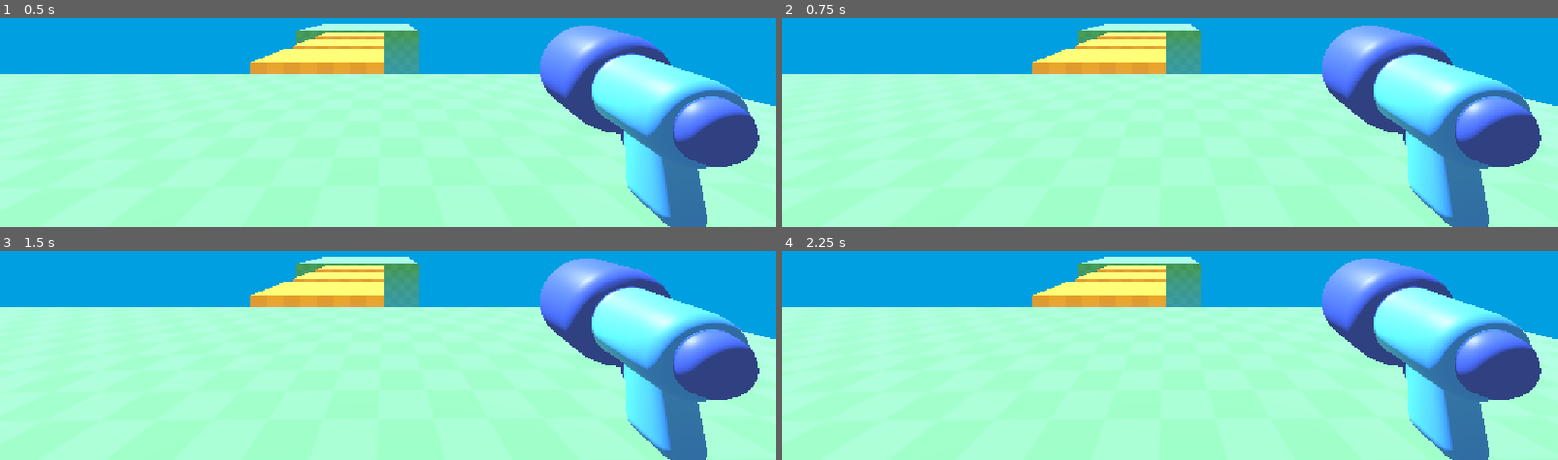
Above: before the commit, frames 1-4 (two rows, left to right).
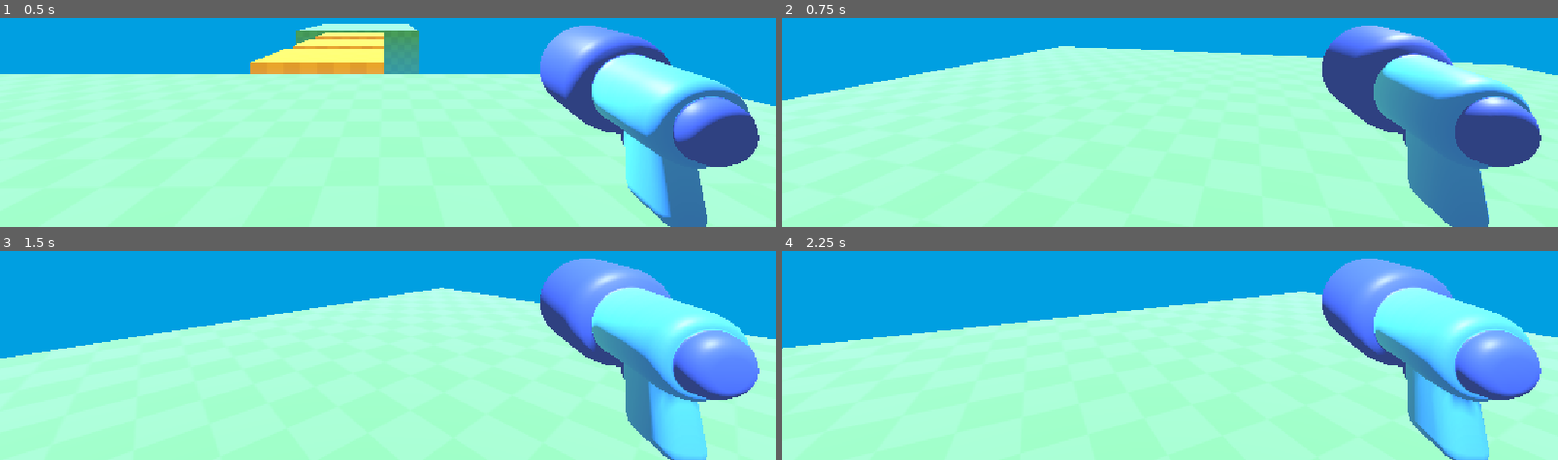
Above: after the commit, the same moments.

Repository: lanyy721/my3DGameDemo
Game: Godot game, scene res://level/temporary_level.tscn
Two runs of this game, one before a commit and one after it. Both use one fixed random seed, a clock stepped at 60 frames per second and the inputs below.
Inputs (mouse positions are in pixels of both pictures, inside the frame that each line leads up to):
- Up to frame 1 (0.5 s): no input
- Up to frame 2 (0.75 s): tap Enter at 0.5 s; move the mouse to (outside the picture) at 0.52 s
- Up to frame 3 (1.5 s): tap Space at 1.25 s; move the mouse to (232, 263) at 1.27 s
- Up to frame 4 (2.25 s): tap Enter at 2 s; move the mouse to (outside the picture) at 2.02 s

Frame 1 is identical in both runs. In frame 2, 17% of the frame differs, in the area x 0-100%, y 2-97%; in frame 3, 21%, in the area x 0-100%, y 2-100%; in frame 4, 20%.
Error before the commit: Invalid access to property or key 'x' on a base object of type 'InputEventMouseMotion'. (res://player/player.gd:6)

Commit message:
Use relative mouse movement for player look

Diff:
--- a/my-3d-game-demo/player/player.gd
+++ b/my-3d-game-demo/player/player.gd
@@ -3,4 +3,4 @@
 
 func _unhandled_input(event: InputEvent) -> void:
 	if event is InputEventMouseMotion:
-		rotation_degrees.y-=event.x
+		rotation_degrees.y-=event.relative.x
